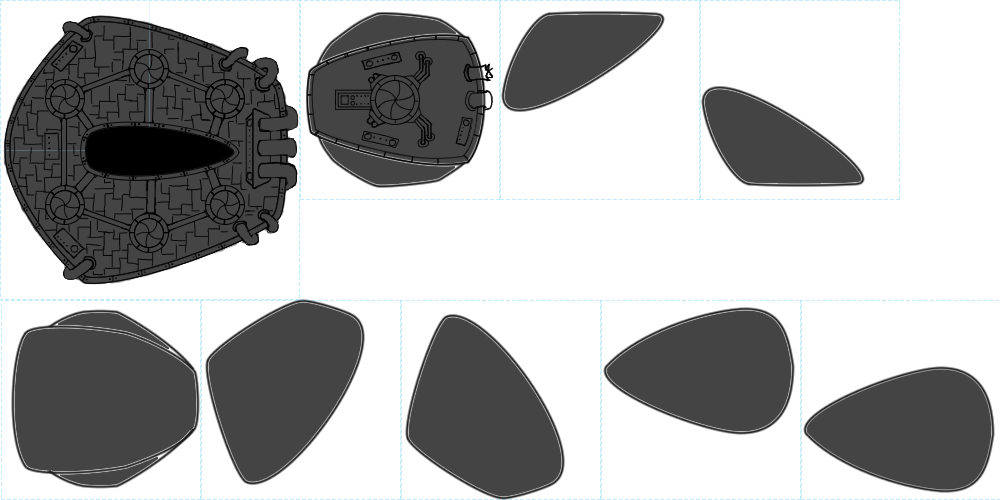
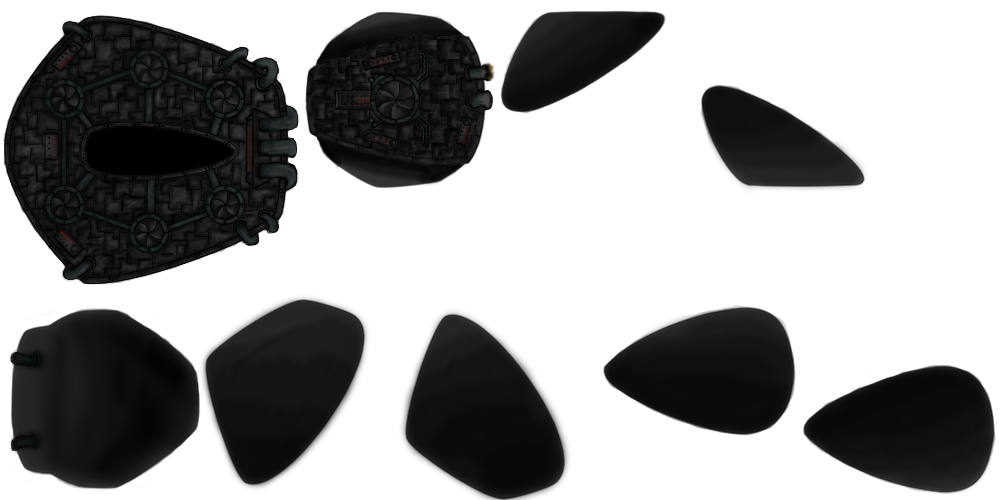
Before/after of a 1000 x 500 layered artwork. What changed in the layer stack:
added layer "wings" in group "coliring & shadin" over <box>198,0,997,500</box>
added layer "rear" in group "coliring & shadin" over <box>8,299,216,500</box>
painted on "core" over <box>304,11,496,188</box>
showed "tank blurred" over <box>2,15,301,286</box>
hid "HELP LINES" over <box>0,0,1000,500</box>
